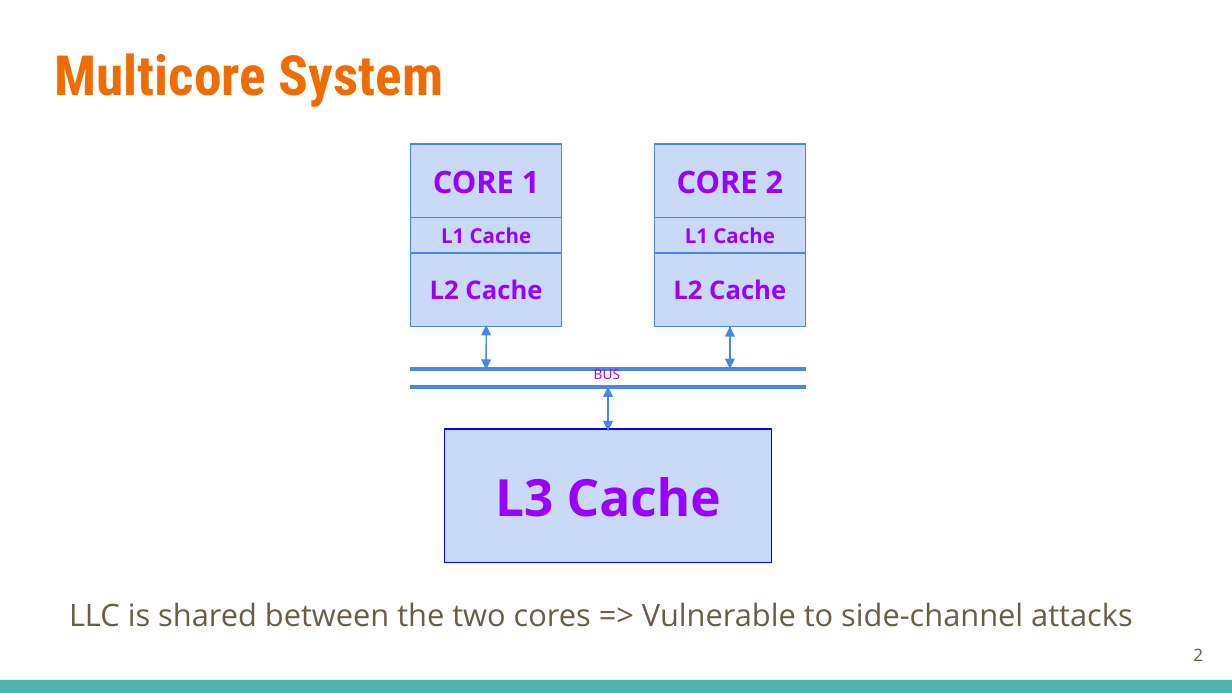
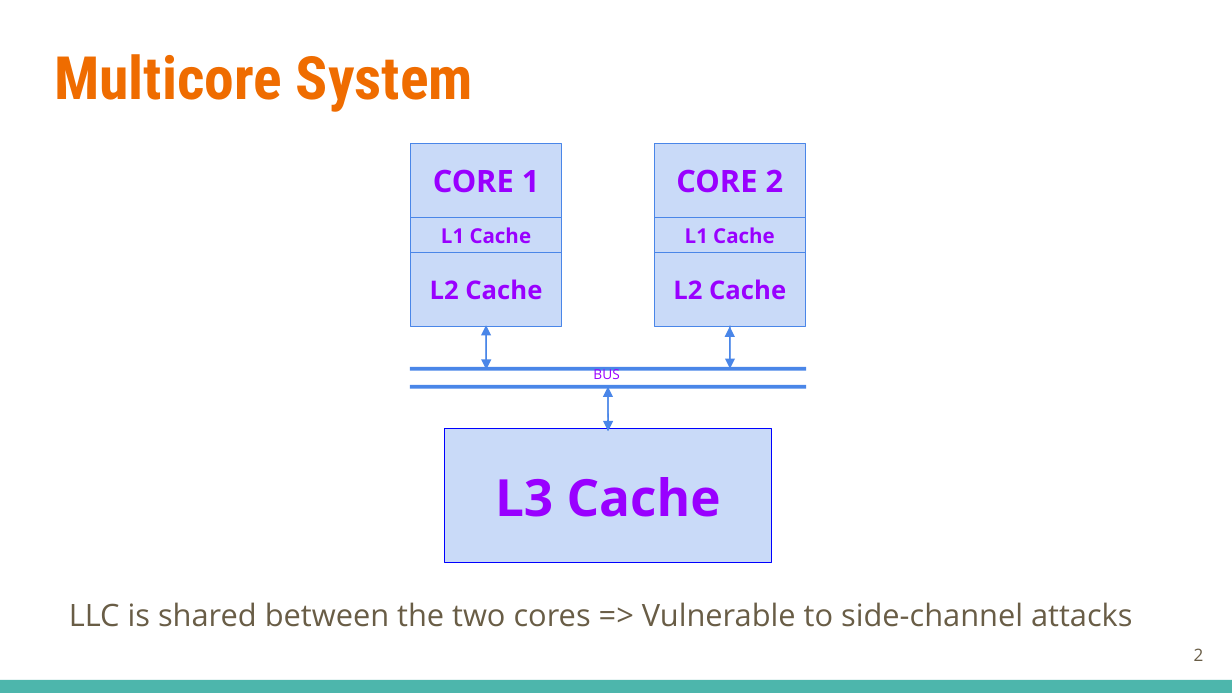
Before and after one commit to AnubhavBhatla/AnubhavBhatla.github.io, a slide deck: slide 2 of assets/pptx/R&D_presentation.pptx. Drawn at 1232x693 pixels with LibreOffice and Linux fonts; fonts in the diff are those of the drawing. Boxes give left, top, right and bottom in pixels: in the first picture for what was removed or moved away, otherwise in the second. Text is boxed around its words. In the diff, an @@ line names an element or a change of style, - is before the commit and + after.

```diff
--- a/assets/pptx/R&D_presentation.pptx
+++ b/assets/pptx/R&D_presentation.pptx
@@ text "Multicore System" at (54, 54, 473, 112): size 32.4 to 34.9 pt @@
@@ freeform shape added at (607, 387, 607, 430), outline #4A86E8 0.74 pt @@
@@ arrow removed from (609, 388) to (609, 431) @@
@@ arrow removed from (609, 430) to (609, 387) @@
@@ freeform shape added at (609, 388, 609, 431), outline #4A86E8 0.74 pt @@
```
Also in this commit, not shown: 25 other slides changed, 7 other files.
